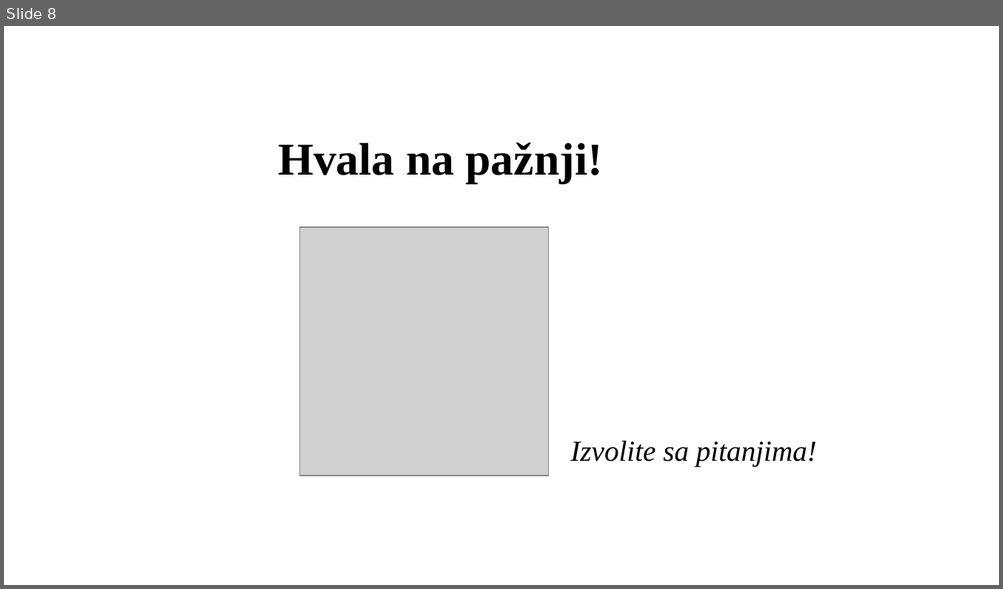
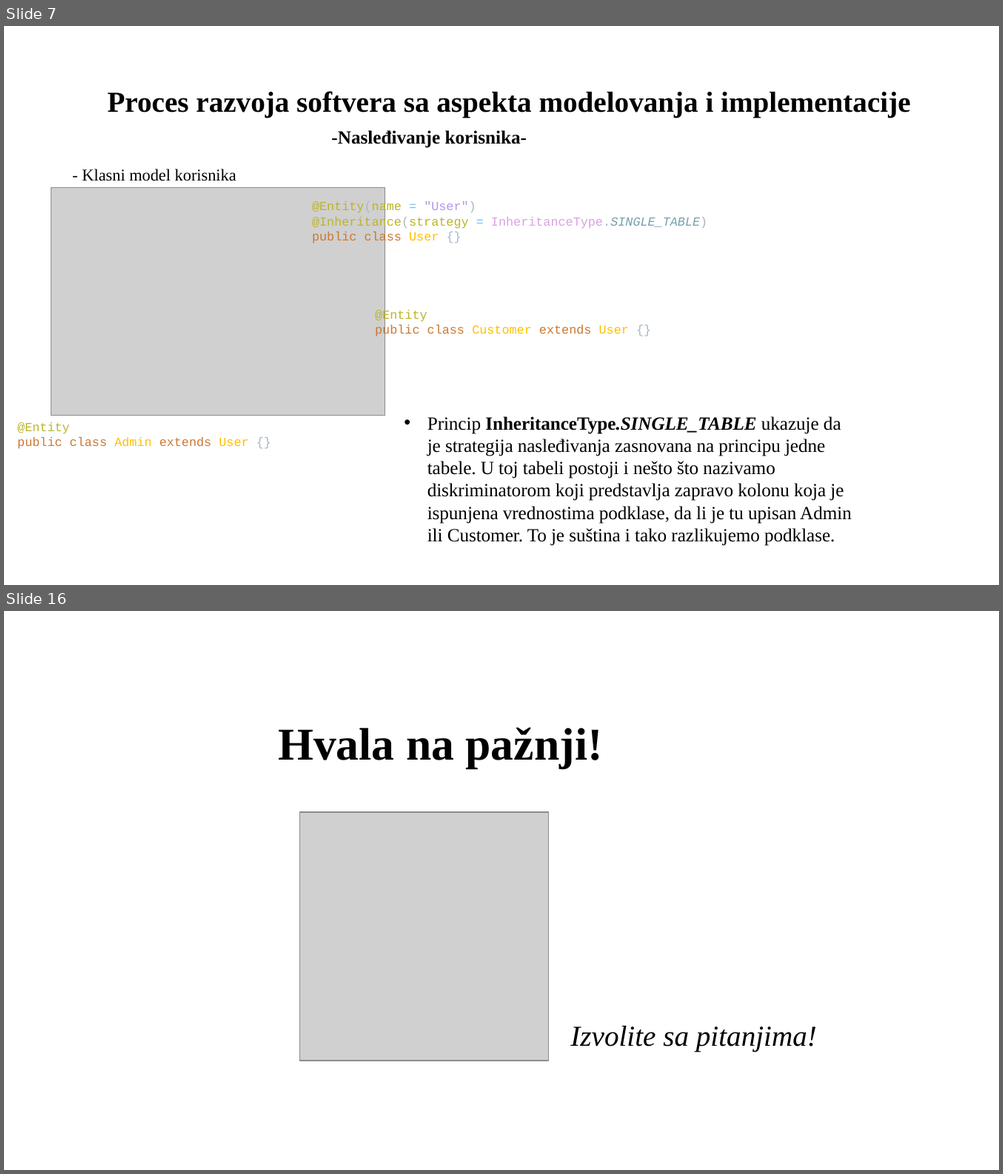
Before and after one commit to Pedja1201/ProjectBrandy_springboot-angular, a slide deck: Specification and Modeling/PredragRadak-Presentation.pptx. Shown one above the other, each under a label of ours: slide 8 before the commit, slides 7 and 16 after it; the slides between them are not shown. The pictures are 1003x589 and 1003x1174 pixels, drawn with LibreOffice and Linux fonts; fonts in the diff are those of the drawing; grey boxes stand for pictures; background and template pictures are left out. Boxes give left, top, right and bottom in pixels: in the first picture for what was removed or moved away, otherwise in the second. Text is boxed around its words. In the diff, an @@ line names an element or a change of style, - is before the commit and + after.

```diff
--- a/Specification and Modeling/PredragRadak-Presentation.pptx
+++ b/Specification and Modeling/PredragRadak-Presentation.pptx
@@ slide 7 added at (4,26,999,585), background picture (left out) @@
@@ title added at (108,91,910,117), 28 pt, text #000000, bold @@
+Proces razvoja softvera sa aspekta modelovanja i implementacije
@@ text added at (331,130,527,148), 18 pt, text #000000, bold @@
+-Nasleđivanje korisnika-
@@ text added at (82,169,236,181), 16 pt, text #000000 @@
+- Klasni model korisnika
@@ picture added at (51,188,384,416) @@
@@ text added at (312,201,707,244), 12 pt, text #BBB529 @@
+@Entity(name = "User")
+@Inheritance(strategy = InheritanceType.SINGLE_TABLE)
+public class User {}
@@ text added at (375,309,629,338), 12 pt, text #CC7832 @@
+@Entity
+public class Customer extends User {}
@@ text added at (17,423,248,449), 12 pt, text #CC7832 @@
+@Entity
+public class Admin extends User {}
@@ text added at (427,417,851,546), 18 pt, text #000000 @@
+• Princip InheritanceType.SINGLE_TABLE ukazuje da je strategija nasleđivanja zasnovana na principu jedne tabele. U toj tabeli postoji i nešto što nazivamo diskriminatorom koji predstavlja zapravo kolonu koja je ispunjena vrednostima podklase, da li je tu upisan Admin ili Customer. To je suština i tako razlikujemo podklase.
@@ what was slide 8 is now slide 16 @@
```
Also in this commit, not shown: 5 slides changed, 9 other slides added, 2 slides removed.
